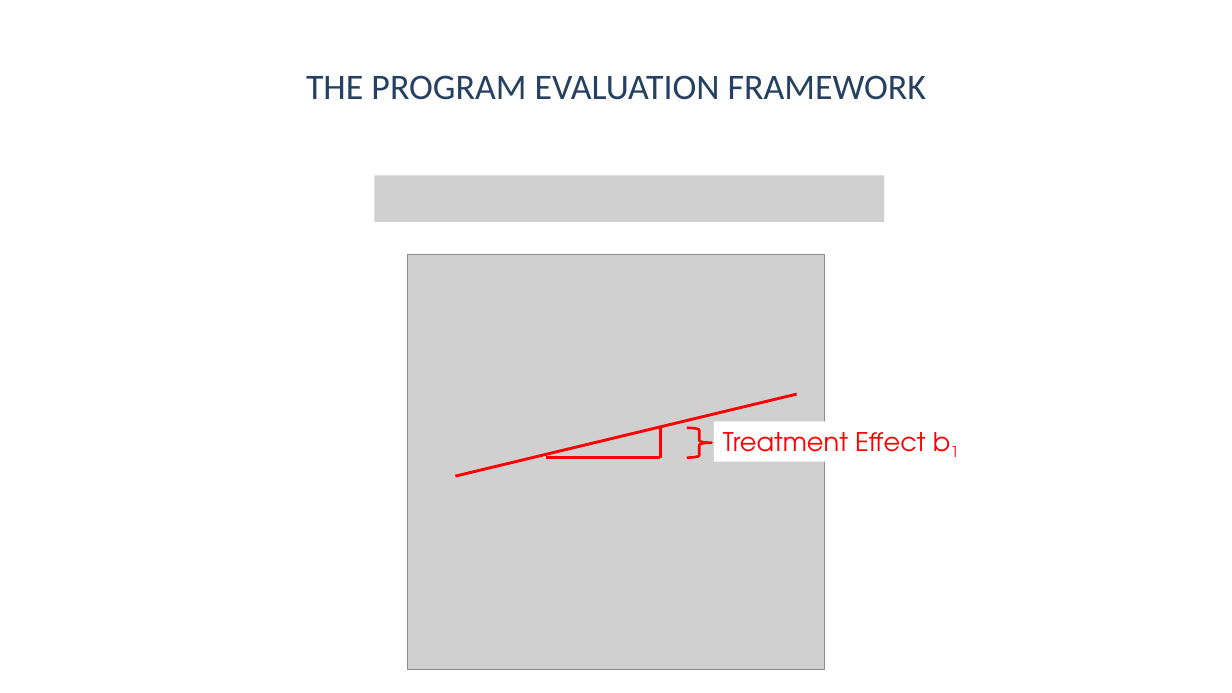
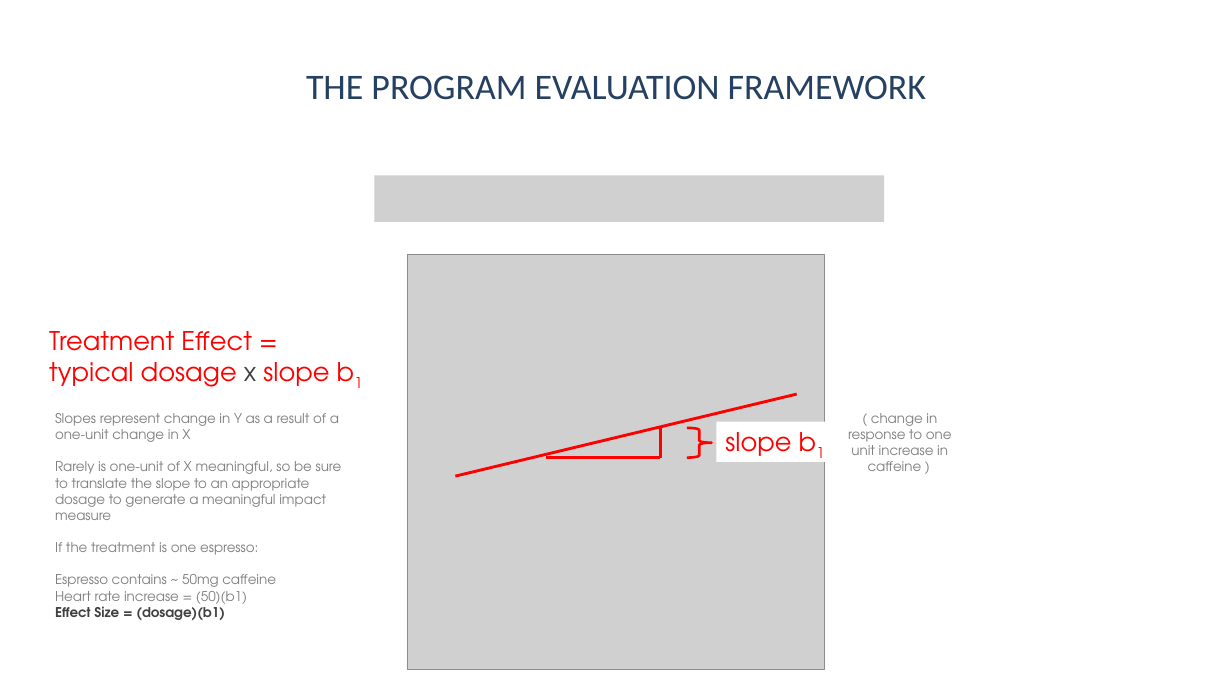
Before and after one commit to DS4PS/cpp-524-sum-2021, a slide deck: slide 16 of lectures/p-02-tests-for-cf-validity.pptx. Drawn at 1232x693 pixels with LibreOffice and Linux fonts; fonts in the diff are those of the drawing; grey boxes stand for pictures. Boxes give left, top, right and bottom in pixels: in the first picture for what was removed or moved away, otherwise in the second. Text is boxed around its words. In the diff, an @@ line names an element or a change of style, - is before the commit and + after.

```diff
--- a/lectures/p-02-tests-for-cf-validity.pptx
+++ b/lectures/p-02-tests-for-cf-validity.pptx
@@ text added at box(49, 331, 329, 608), 20 pt, text #FF0000 @@
+Treatment Effect =
+typical dosage x slope b1
@@ text added at box(55, 413, 342, 620), 10.5 pt, text #808080 @@
+Slopes represent change in Y as a result of a one-unit change in X
+Rarely is one-unit of X meaningful, so be sure to translate the slope to an appropriate dosage to generate a meaningful impact measure
+If the treatment is one espresso:
+Espresso contains ~ 50mg caffeine
+Heart rate increase = (50)(b1)
+Effect Size = (dosage)(b1)
@@ text added at box(848, 413, 952, 471), 10.5 pt, text #808080 @@
+( change in response to one unit increase in caffeine )
@@ text in rectangle at box(725, 432, 791, 464): text changed @@
-Treatment Effect b1
+slope b1
```
Also in this commit, not shown: 8 other slides changed, 4 slides added, 1 other file.
